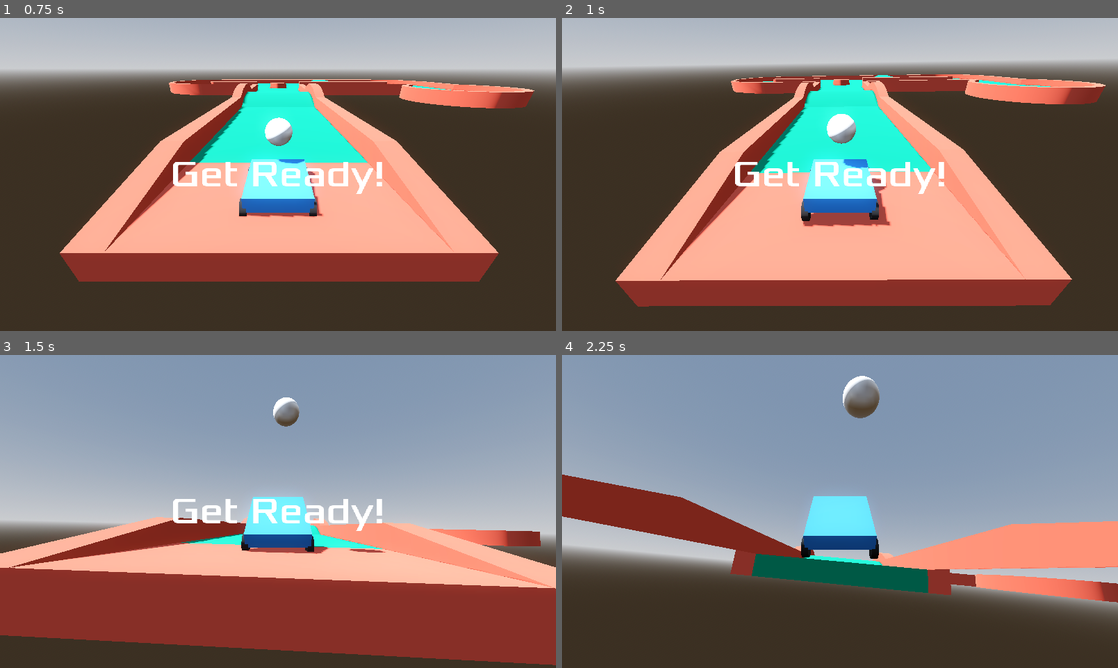
Above: before the commit, frames 1-4 (two rows, left to right).
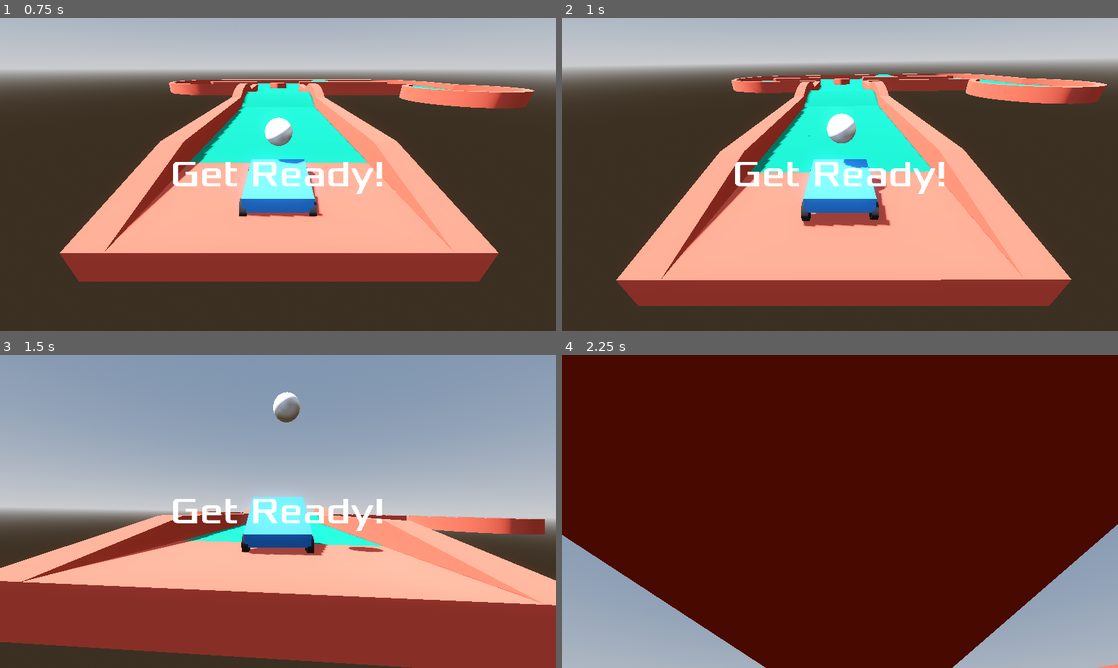
Above: after the commit, the same moments.

Repository: deecovan/v4-51-golf
Game: Godot game, scene res://Scenes/Main.tscn
Same seed, same stepped clock (60 frames per second), same inputs: the game is played once before the commit and once after it.
Inputs (mouse positions are in pixels of both pictures, inside the frame that each line leads up to):
- Up to frame 1 (0.75 s): move the mouse to (305, 174) at 0.52 s; hold W (accelerate) from 0.53 s (still down); hold Mouse wheel up (cam_zoom_in) from 0.53 s (still down)
- Up to frame 2 (1 s): keep holding W (accelerate); keep holding Mouse wheel up (cam_zoom_in)
- Up to frame 3 (1.5 s): keep holding W (accelerate); move the mouse to (250, 511) at 1.27 s; release Mouse wheel up (cam_zoom_in) at 1.28 s; tap Mouse wheel down (cam_zoom_out) at 1.35 s
- Up to frame 4 (2.25 s): keep holding W (accelerate); move the mouse to (851, 505) at 2.02 s; hold Mouse wheel up (cam_zoom_in) from 2.03 s (still down)

Frame 1 is identical in both runs. In frame 2, 1.1% of the frame differs, in the area x 9-98%, y 17-93%; in frame 3, 16%; in frame 4, 100%, in the area x 0-100%, y 0-100%.

Commit message:
Fix Reloading messages and signals Enable Occlusion Culling with

Diff:
--- a/Project/Scenes/Main.tscn
+++ b/Project/Scenes/Main.tscn
@@ -63,4 +63,5 @@
 [node name="Vehicle" parent="." instance=ExtResource("10_bmxlf")]
 transform = Transform3D(-1, 0, 8.74228e-08, 0, 1, 0, -8.74228e-08, 0, -1, -5.02633, 3.94586, -3.54959)
 
+[connection signal="body_entered" from="Hole" to="." method="_on_hole_body_entered"]
 [connection signal="stopped" from="Ball" to="." method="_on_ball_stopped"]
--- a/Project/Scenes/Vehicle.tscn
+++ b/Project/Scenes/Vehicle.tscn
@@ -38,7 +38,7 @@
 transform = Transform3D(1, 0, 0, 0, 1, 0, 0, 0, 1, 1, 0, 0)
 use_as_steering = true
 wheel_rest_length = 0.125
-wheel_friction_slip = 1.0
+wheel_friction_slip = 0.75
 suspension_travel = 0.125
 suspension_stiffness = 100.0
 suspension_max_force = 10000.0
@@ -49,7 +49,7 @@
 transform = Transform3D(1, 0, 0, 0, 1, 0, 0, 0, 1, -1, 0, 0)
 use_as_steering = true
 wheel_rest_length = 0.125
-wheel_friction_slip = 1.0
+wheel_friction_slip = 0.75
 suspension_travel = 0.125
 suspension_stiffness = 100.0
 suspension_max_force = 10000.0
@@ -59,7 +59,7 @@
 [node name="Wheel3Drl" parent="." instance=ExtResource("1_c180c")]
 transform = Transform3D(1, 0, 0, 0, 1, 0, 0, 0, 1, 1, 0, -2)
 use_as_traction = true
-wheel_friction_slip = 0.75
+wheel_friction_slip = 0.5
 suspension_travel = 0.15
 suspension_stiffness = 80.0
 suspension_max_force = 10000.0
@@ -69,7 +69,7 @@
 [node name="Wheel3Drr" parent="." instance=ExtResource("1_c180c")]
 transform = Transform3D(1, 0, 0, 0, 1, 0, 0, 0, 1, -1, 0, -2)
 use_as_traction = true
-wheel_friction_slip = 0.75
+wheel_friction_slip = 0.5
 suspension_travel = 0.15
 suspension_stiffness = 80.0
 suspension_max_force = 10000.0
--- a/Project/Scripts/Main.gd
+++ b/Project/Scripts/Main.gd
@@ -23,15 +23,15 @@
 func _on_ball_stopped() -> void:
 	pass
 
+## @SIGNAL Ball._on_hole_body_entered(body)
 func _on_hole_body_entered(body):
 	if body.name == "Ball":
-		print_debug('Ball _on_hole_body_entered')
+		reload_scene('Eagle! Reloading...')
 
 ## Fullscreen and Reload Scene
 func use_main_controls(_event) -> void:
 	if Input.is_action_just_pressed('reload'):
-		reload_scene('Reloading scene...')
-		get_tree().reload_current_scene()
+		reload_scene('Reloading...')
 	if Input.is_action_just_pressed('screen'):
 		var mode := DisplayServer.window_get_mode()
 		var is_window: bool = mode != DisplayServer.WINDOW_MODE_FULLSCREEN
@@ -40,4 +40,5 @@
 
 func reload_scene(message):
 	$UI.show_message(message)
+	await get_tree().create_timer(2).timeout
 	get_tree().call_deferred("reload_current_scene")
--- a/Project/Scripts/Vehicle.gd
+++ b/Project/Scripts/Vehicle.gd
@@ -9,9 +9,9 @@
 ## Car Mass
 @export var car_mass = 1000
 ## Front wheels friction slip ratio
-@export var fric_slip_front = 1 ## 0.75-1
+@export var fric_slip_front = 0.75 # 1 ## 0.75-1
 ## Front wheels friction slip ratio
-@export var fric_slip_rear = 0.75 ## 0.5-0.75
+@export var fric_slip_rear = 0.5 # 0.75 ## 0.5-0.75
 
 func _ready() -> void:
 	## Setup car values
@@ -30,5 +30,4 @@
 	engine_force = Input.get_axis("brake", "accelerate") * MAX_POWER
 	## Car fell off course!
 	if position.y < -20:
-		Timer
 		get_parent().reload_scene("Car is out! Reloading...")
--- a/Project/project.godot
+++ b/Project/project.godot
@@ -127,4 +127,6 @@
 textures/default_filters/anisotropic_filtering_level=0
 textures/decals/filter=0
 textures/light_projectors/filter=0
+occlusion_culling/occlusion_rays_per_thread=256
 environment/defaults/default_clear_color=Color(0, 0, 0, 1)
+occlusion_culling/use_occlusion_culling=true
Not shown, changed: README.MD
